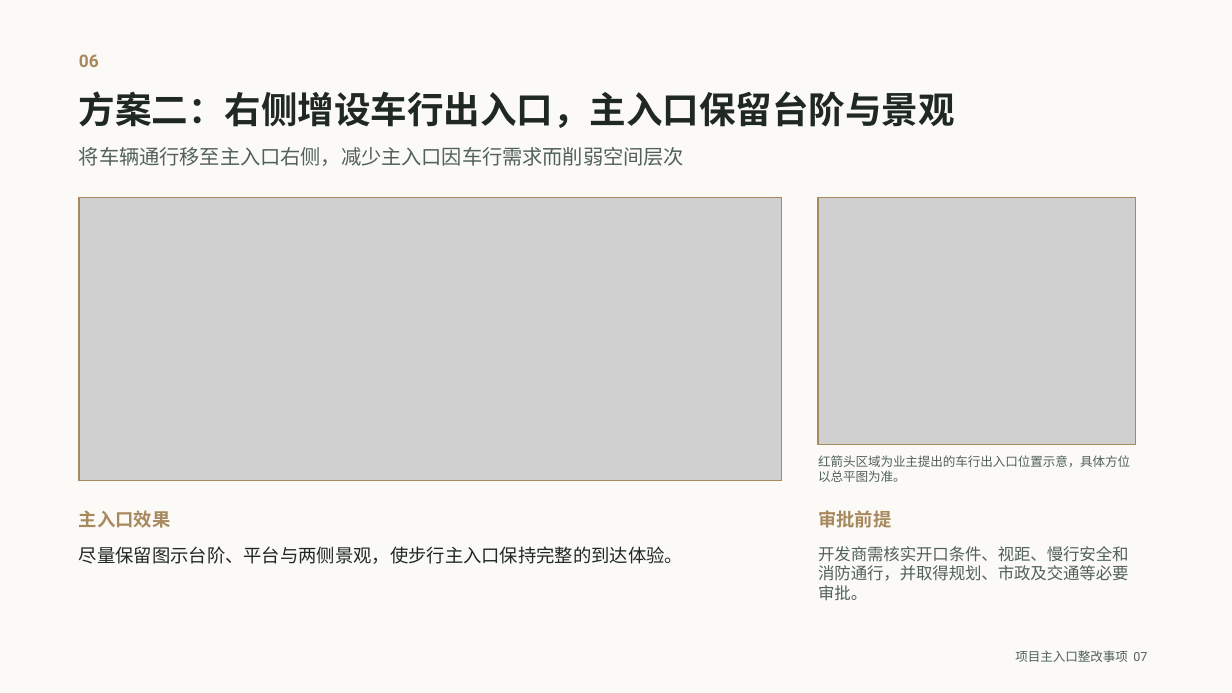
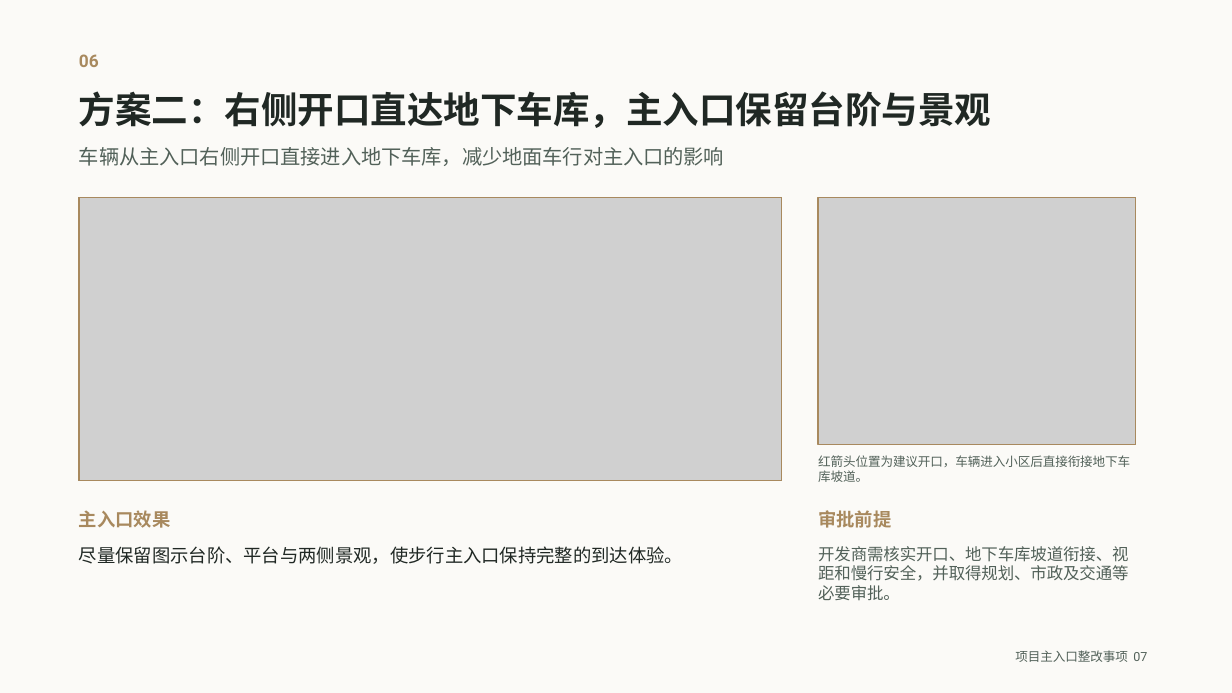
Before and after one commit to jwcesign/entrance-remediation-public-site, a slide deck: slide 7 of files/project-entrance-owner-opinion.pptx. Drawn at 1232x693 pixels with LibreOffice and Linux fonts; fonts in the diff are those of the drawing; grey boxes stand for pictures. Boxes give left, top, right and bottom in pixels: in the first picture for what was removed or moved away, otherwise in the second. Text is boxed around its words. In the diff, an @@ line names an element or a change of style, - is before the commit and + after.

```diff
--- a/files/project-entrance-owner-opinion.pptx
+++ b/files/project-entrance-owner-opinion.pptx
@@ text at [79, 91, 991, 128]: text changed @@
-方案二：右侧增设车行出入口，主入口保留台阶与景观
+方案二：右侧开口直达地下车库，主入口保留台阶与景观
@@ text at [79, 147, 724, 166]: text changed @@
-将车辆通行移至主入口右侧，减少主入口因车行需求而削弱空间层次
+车辆从主入口右侧开口直接进入地下车库，减少地面车行对主入口的影响
@@ text at [818, 455, 1130, 482]: text changed @@
-红箭头区域为业主提出的车行出入口位置示意，具体方位以总平图为准。
+红箭头位置为建议开口，车辆进入小区后直接衔接地下车库坡道。
@@ text at [818, 546, 1128, 600]: text changed @@
-开发商需核实开口条件、视距、慢行安全和消防通行，并取得规划、市政及交通等必要审批。
+开发商需核实开口、地下车库坡道衔接、视距和慢行安全，并取得规划、市政及交通等必要审批。
```
Also in this commit, not shown: 3 other files.
